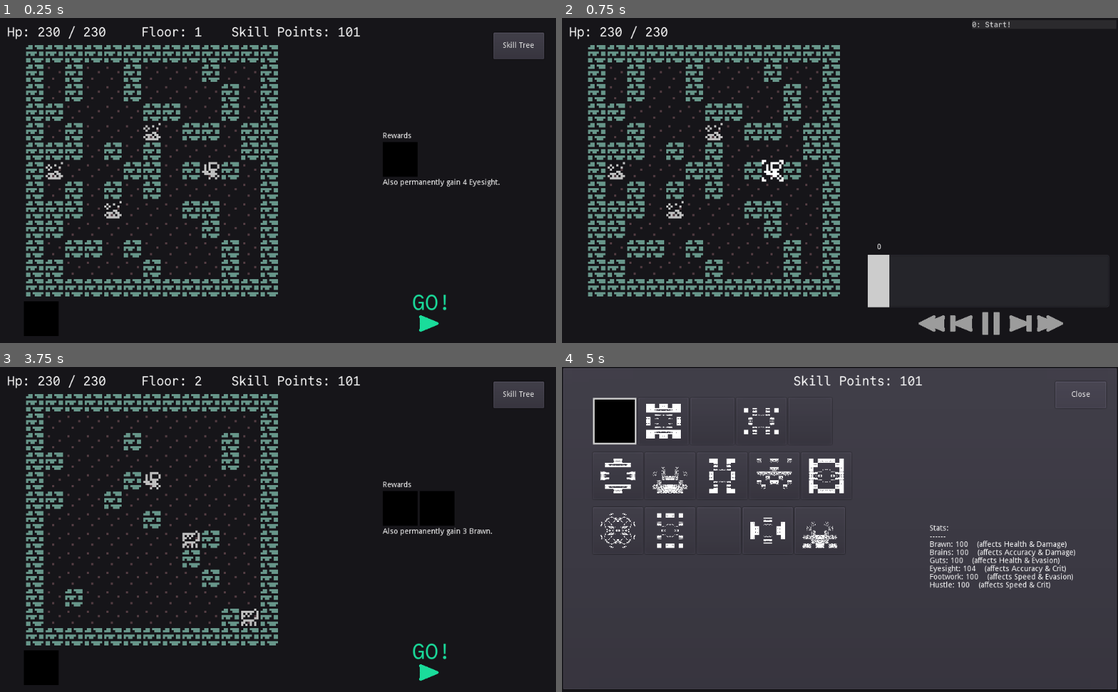
Above: before the commit, frames 1-4 (two rows, left to right).
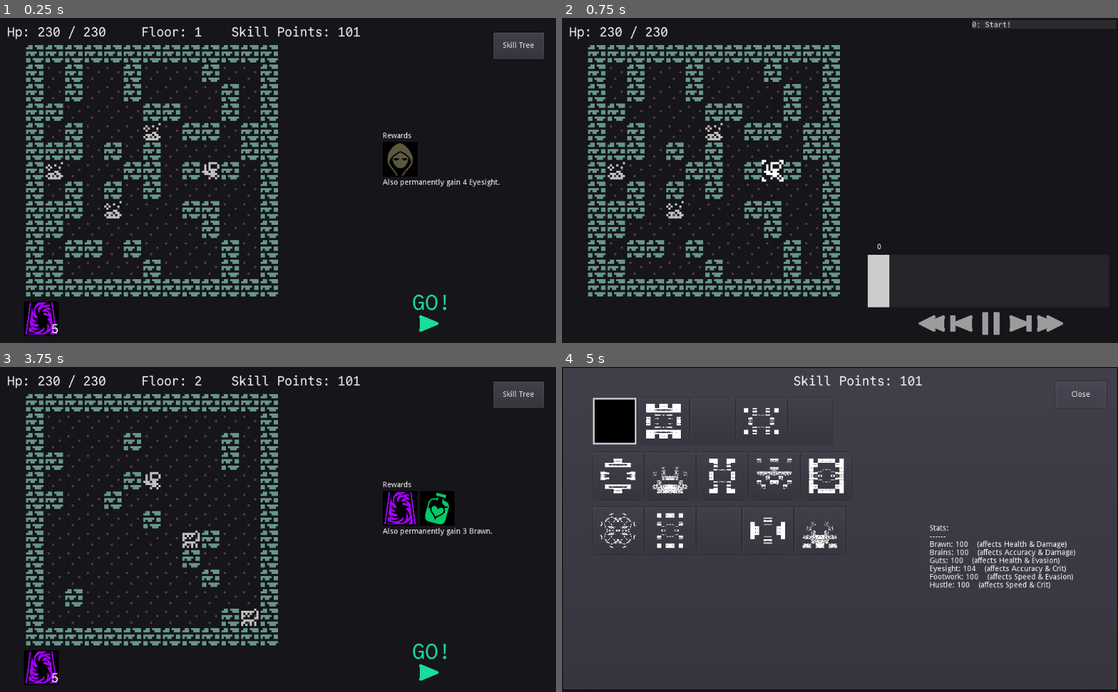
Above: after the commit, the same moments.

Repository: redxaxder/7DRL2024
Game: Godot game, scene res://main.tscn
Two runs of this game, one before a commit and one after it. Both use one fixed random seed, a clock stepped at 60 frames per second and the inputs below.
Inputs (mouse positions are in pixels of both pictures, inside the frame that each line leads up to):
- Up to frame 1 (0.25 s): no input
- Up to frame 2 (0.75 s): click (990, 317) at 0.5 s
- Up to frame 3 (3.75 s): tap Enter (return) at 1.25 s; move the mouse to (278, 529) at 1.27 s; hold D (right) 1.28-2 s; hold Enter (return) 1.28-2 s; click (278, 529) at 1.42 s; click (483, 373) at 2.02 s; tap Space (toggle) at 2.75, 2.85 s; move the mouse to (166, 545) at 2.77 s; hold S (down) 2.78-3.5 s; click "DONE" at 3.5 s
- Up to frame 4 (5 s): click "Skill Tree" at 4.25 s

The runs differ from the first frame. In frame 1, 0.6% of the frame differs, in the area x 4-75%, y 38-98%; in frame 2, nothing differs; in frame 3, 0.8%, in the area x 4-81%, y 38-98%; in frame 4, nothing differs.
Error in both runs: Invalid get index 'MAX' (on base: 'Dictionary'). (res://data/skills/Skill.gd:178)

Commit message:
demodulate

Diff:
--- a/misc/BetterButton.tscn
+++ b/misc/BetterButton.tscn
@@ -3,16 +3,15 @@
 [ext_resource path="res://fonts/CommitMono-400-Regular.otf" type="DynamicFontData" id=1]
 [ext_resource path="res://misc/BetterButton.gd" type="Script" id=2]
 
-[sub_resource type="StyleBoxTexture" id=1]
+[sub_resource type="StyleBoxTexture" id=3]
 
 [sub_resource type="DynamicFont" id=2]
 font_data = ExtResource( 1 )
 
 [node name="BetterButton" type="Panel"]
-modulate = Color( 0, 0, 0, 1 )
 anchor_right = 1.0
 anchor_bottom = 1.0
-custom_styles/panel = SubResource( 1 )
+custom_styles/panel = SubResource( 3 )
 script = ExtResource( 2 )
 __meta__ = {
 "_edit_group_": true
